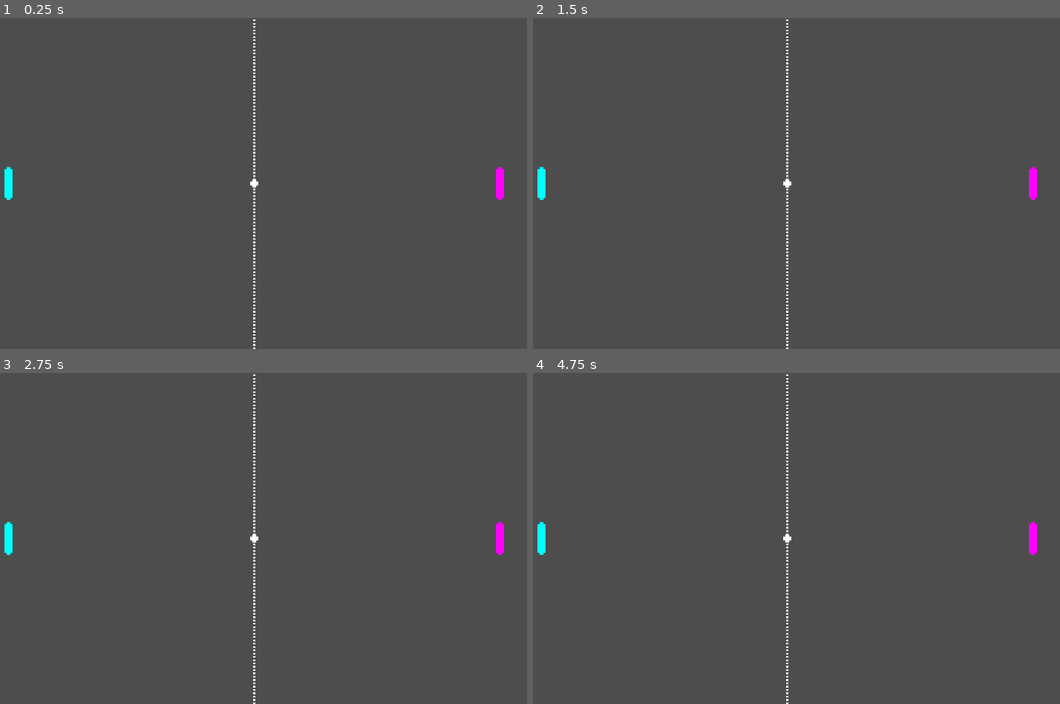
Above: before the commit, frames 1-4 (two rows, left to right).
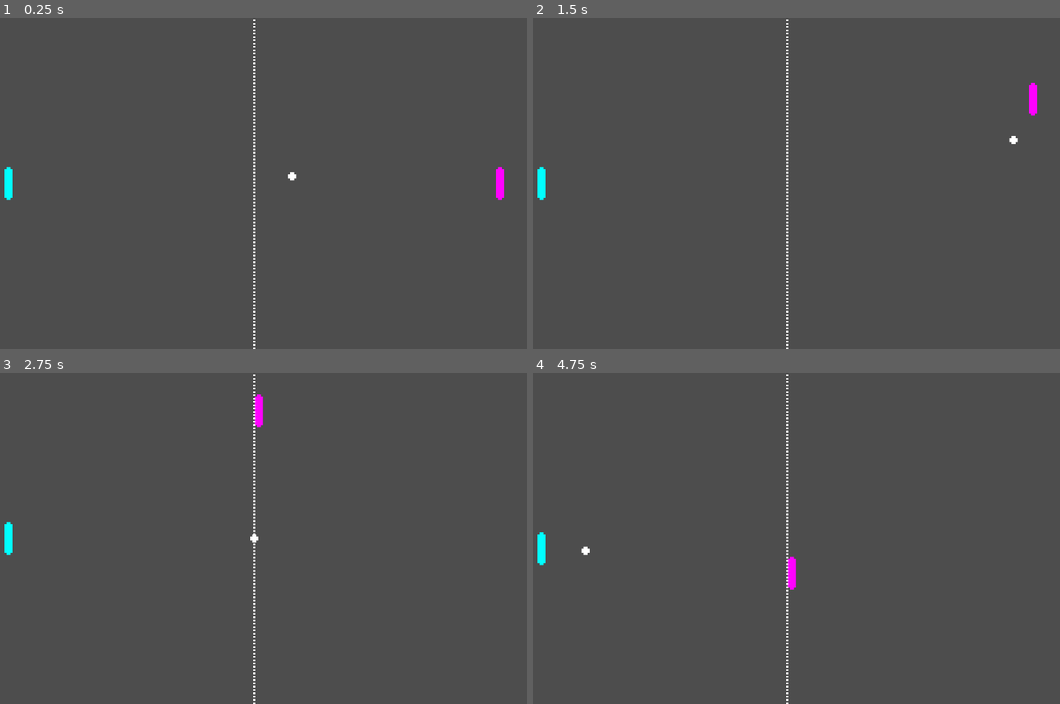
Above: after the commit, the same moments.

Repository: jebias/pong
Game: Godot game, scene res://main.tscn
Two runs of this game, one before a commit and one after it. Both use one fixed random seed, a clock stepped at 60 frames per second and the inputs below. Before the commit the project has no main scene; this scene is started directly in both runs.
Inputs:
- Up to frame 1 (0.25 s): no input
- Up to frame 2 (1.5 s): tap Enter at 0.5 s; hold Up (ui_up) 0.53-1.28 s; hold Down (ui_down) from 1.28 s (still down)
- Up to frame 3 (2.75 s): release Down (ui_down) at 2.03 s; hold Up (ui_up) from 2.03 s (still down)
- Up to frame 4 (4.75 s): release Up (ui_up) at 3.53 s; hold Down (ui_down) from 3.53 s (still down)

The runs differ from the first frame. In frame 1, less than 0.1% of the frame differs, in the area x 47-57%, y 46-52%; in frame 2, 0.4%; in frame 3, 0.3%; in frame 4, 0.5%, in the area x 0-96%, y 44-66%.

Commit message:
Added movement to the ball and paddles, reset the ball when it scores.

Diff:
--- /dev/null
+++ b/ball.gd
@@ -0,0 +1,36 @@
+extends CharacterBody2D
+
+@export var speed: float = 300.0
+var direction: Vector2 = Vector2.ZERO
+var start_position: Vector2
+
+func _ready():
+	start_position = global_position
+	launch()
+
+func launch():
+	randomize()
+	var angle = randf_range(-PI / 4, PI / 4)
+	direction = Vector2(1, tan(angle)).normalized()
+	if randf() > 0.5:
+		direction.x *= -1
+
+func _physics_process(delta):
+	velocity = direction * speed
+	var collision = move_and_collide(velocity * delta)
+
+	if collision:
+		var normal = collision.get_normal()
+		direction = direction.bounce(normal).normalized()
+
+func reset():
+	global_position = start_position
+	direction = Vector2.ZERO
+	velocity = Vector2.ZERO
+
+	await get_tree().create_timer(1.0).timeout  # short delay
+	launch()
+
+
+func _on_right_wall_body_entered(body: Node2D) -> void:
+	pass # Replace with function body.
--- /dev/null
+++ b/left_paddle.gd
@@ -0,0 +1,32 @@
+extends CharacterBody2D
+
+@export var speed: float = 250.0
+@export var ball_path: NodePath  # Drag Ball node here
+@export var separator_path: NodePath  # Drag Separator Sprite2D here
+
+var ball: Node2D
+var separator: Node2D
+
+func _ready():
+	ball = get_node(ball_path)
+	separator = get_node(separator_path)
+
+func _physics_process(delta):
+	if not ball or not separator:
+		return
+
+	# Only move if ball is left of the separator
+	if ball.global_position.x < separator.global_position.x:
+		var direction = 0
+
+		if ball.global_position.y > global_position.y + 5:
+			direction = 1
+		elif ball.global_position.y < global_position.y - 5:
+			direction = -1
+
+		velocity = Vector2(0, direction * speed)
+		move_and_slide()
+	else:
+		# Stay still when ball is on the right
+		velocity = Vector2.ZERO
+		move_and_slide()
--- /dev/null
+++ b/left_wall.gd
@@ -0,0 +1,5 @@
+extends Area2D
+
+func _on_body_entered(body):
+	if body.name == "ball":
+		body.reset()
--- a/main.tscn
+++ b/main.tscn
@@ -1,9 +1,14 @@
-[gd_scene load_steps=10 format=3 uid="uid://cn6timmty3xjv"]
+[gd_scene load_steps=15 format=3 uid="uid://cn6timmty3xjv"]
 
 [ext_resource type="Texture2D" uid="uid://bbpws56i375s3" path="res://pong_assets/ball.png" id="1_1bvp3"]
+[ext_resource type="Script" uid="uid://cyjf6isb2kk23" path="res://ball.gd" id="2_7mycd"]
 [ext_resource type="Texture2D" uid="uid://cxyg6dkg3ec0v" path="res://pong_assets/left_pallete.png" id="2_lquwl"]
 [ext_resource type="Texture2D" uid="uid://b305nijttjynd" path="res://pong_assets/right_pallete.png" id="3_7mycd"]
+[ext_resource type="Script" uid="uid://duu7krpol1wi2" path="res://left_paddle.gd" id="3_272bh"]
+[ext_resource type="Script" uid="uid://5taubhh0lsf2" path="res://right_paddle.gd" id="4_7mycd"]
 [ext_resource type="Texture2D" uid="uid://bg532im7cskui" path="res://pong_assets/separator.png" id="4_272bh"]
+[ext_resource type="Script" uid="uid://mpb3pv68cilb" path="res://right_wall.gd" id="8_5vw27"]
+[ext_resource type="Script" uid="uid://dn6wvqlc75rsx" path="res://left_wall.gd" id="8_kek77"]
 
 [sub_resource type="RectangleShape2D" id="RectangleShape2D_1bvp3"]
 size = Vector2(8, 8)
@@ -22,37 +27,43 @@
 
 [node name="Node2D" type="Node2D"]
 
-[node name="ball" type="Sprite2D" parent="."]
-texture_filter = 1
+[node name="ball" type="CharacterBody2D" parent="."]
 position = Vector2(576, 324)
 scale = Vector2(2, 2)
+script = ExtResource("2_7mycd")
+
+[node name="Sprite2D" type="Sprite2D" parent="ball"]
+texture_filter = 1
 texture = ExtResource("1_1bvp3")
 
-[node name="CharacterBody2D" type="CharacterBody2D" parent="ball"]
-
-[node name="CollisionShape2D" type="CollisionShape2D" parent="ball/CharacterBody2D"]
+[node name="CollisionShape2D" type="CollisionShape2D" parent="ball"]
 shape = SubResource("RectangleShape2D_1bvp3")
 
-[node name="left_paddle" type="Sprite2D" parent="."]
-texture_filter = 1
+[node name="left_paddle" type="CharacterBody2D" parent="."]
 position = Vector2(96, 324)
 scale = Vector2(2, 2)
+script = ExtResource("3_272bh")
+speed = 150.0
+ball_path = NodePath("../ball")
+separator_path = NodePath("../separator")
+
+[node name="Sprite2D" type="Sprite2D" parent="left_paddle"]
+texture_filter = 1
 texture = ExtResource("2_lquwl")
 
-[node name="CharacterBody2D" type="CharacterBody2D" parent="left_paddle"]
-
-[node name="CollisionShape2D" type="CollisionShape2D" parent="left_paddle/CharacterBody2D"]
+[node name="CollisionShape2D" type="CollisionShape2D" parent="left_paddle"]
 shape = SubResource("RectangleShape2D_lquwl")
 
-[node name="right_paddle" type="Sprite2D" parent="."]
-texture_filter = 1
+[node name="right_paddle" type="CharacterBody2D" parent="."]
 position = Vector2(1056, 324)
 scale = Vector2(2, 2)
+script = ExtResource("4_7mycd")
+
+[node name="Sprite2D" type="Sprite2D" parent="right_paddle"]
+texture_filter = 1
 texture = ExtResource("3_7mycd")
 
-[node name="CharacterBody2D" type="CharacterBody2D" parent="right_paddle"]
-
-[node name="CollisionShape2D" type="CollisionShape2D" parent="right_paddle/CharacterBody2D"]
+[node name="CollisionShape2D" type="CollisionShape2D" parent="right_paddle"]
 shape = SubResource("RectangleShape2D_7mycd")
 
 [node name="separator" type="Sprite2D" parent="."]
@@ -74,13 +85,18 @@
 shape = SubResource("RectangleShape2D_272bh")
 
 [node name="left_wall" type="Area2D" parent="."]
+script = ExtResource("8_kek77")
 
 [node name="CollisionShape2D" type="CollisionShape2D" parent="left_wall"]
 position = Vector2(-84.5, 324)
 shape = SubResource("RectangleShape2D_5vw27")
 
-[node name="right_wall2" type="Area2D" parent="."]
+[node name="right_wall" type="Area2D" parent="."]
+script = ExtResource("8_5vw27")
 
-[node name="CollisionShape2D" type="CollisionShape2D" parent="right_wall2"]
+[node name="CollisionShape2D" type="CollisionShape2D" parent="right_wall"]
 position = Vector2(1236.75, 324)
 shape = SubResource("RectangleShape2D_5vw27")
+
+[connection signal="body_entered" from="left_wall" to="left_wall" method="_on_body_entered"]
+[connection signal="body_entered" from="right_wall" to="right_wall" method="_on_body_entered"]
--- a/project.godot
+++ b/project.godot
@@ -11,5 +11,6 @@
 [application]
 
 config/name="Pong"
+run/main_scene="uid://cn6timmty3xjv"
 config/features=PackedStringArray("4.4", "Forward Plus")
 config/icon="res://icon.svg"
--- /dev/null
+++ b/right_paddle.gd
@@ -0,0 +1,14 @@
+extends CharacterBody2D
+
+@export var speed: float = 300.0
+
+func _physics_process(delta):
+	var direction = 0
+
+	if Input.is_action_pressed("ui_up"):
+		direction -= 1
+	if Input.is_action_pressed("ui_down"):
+		direction += 1
+
+	velocity = Vector2(0, direction * speed)
+	move_and_slide()
--- /dev/null
+++ b/right_wall.gd
@@ -0,0 +1,5 @@
+extends Area2D
+
+func _on_body_entered(body):
+	if body.name == "ball":
+		body.reset()
Not shown, added: ball.gd.uid
Not shown, added: left_paddle.gd.uid
Not shown, added: left_wall.gd.uid
Not shown, added: right_paddle.gd.uid
Not shown, added: right_wall.gd.uid
